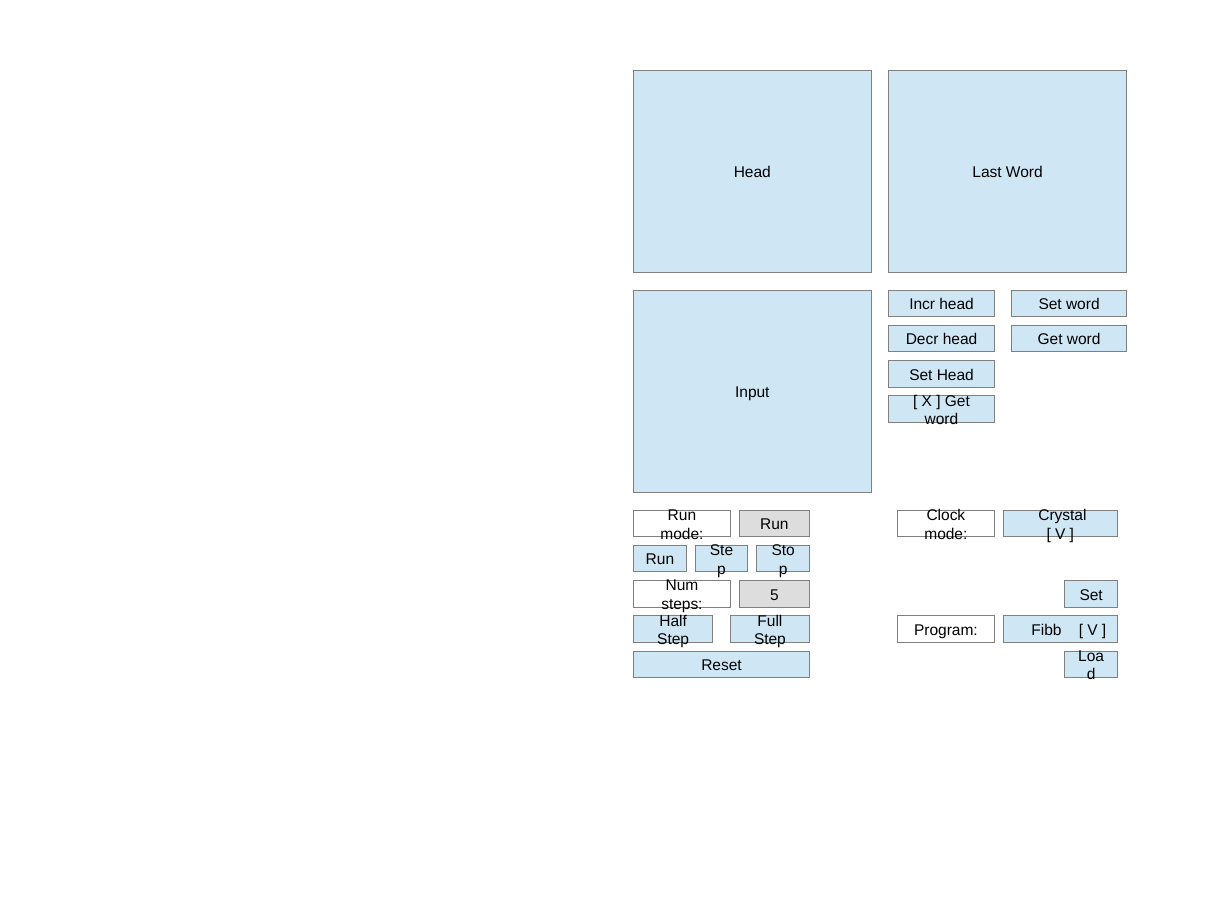
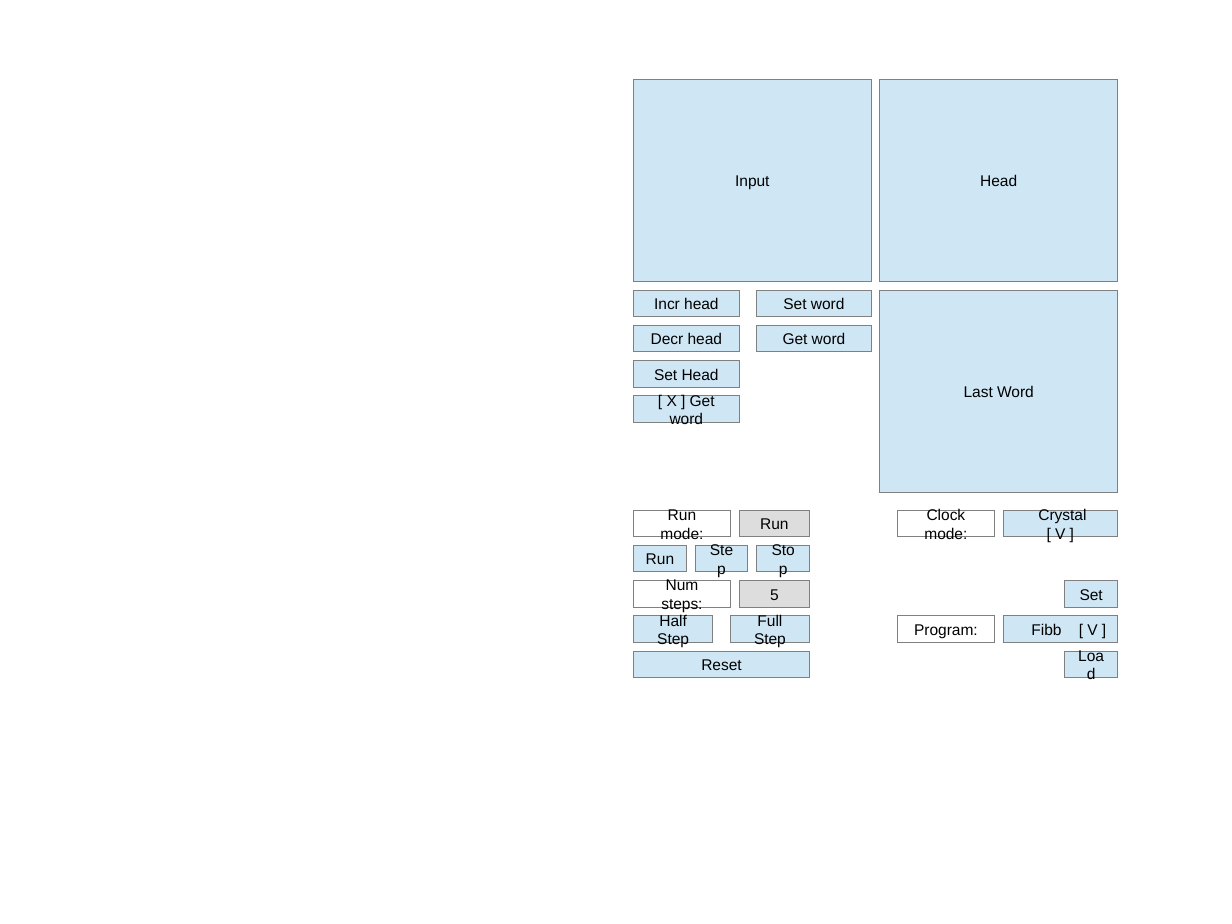
Before and after one commit to ninezerozeronine/chip-computer, a slide deck: slide 1 of dev_helpers/CPU-control-UI-plan.odp. Drawn at 1232x924 pixels with LibreOffice and Linux fonts; fonts in the diff are those of the drawing. Boxes give left, top, right and bottom in pixels: in the first picture for what was removed or moved away, otherwise in the second. Text is boxed around its words. In the diff, an @@ line names an element or a change of style, - is before the commit and + after.

```diff
--- a/dev_helpers/CPU-control-UI-plan.odp
+++ b/dev_helpers/CPU-control-UI-plan.odp
@@ rectangle "Input": place and size @@
-rectangle "Input" at bbox=[634, 291, 872, 493]
+rectangle "Input" at bbox=[634, 79, 872, 282]
@@ rectangle "Head": place and size @@
-rectangle "Head" at bbox=[634, 70, 872, 273]
+rectangle "Head" at bbox=[880, 79, 1118, 282]
@@ rectangle "Last Word": place and size @@
-rectangle "Last Word" at bbox=[889, 70, 1127, 273]
+rectangle "Last Word" at bbox=[880, 291, 1118, 493]
@@ 6 rectangles: place and size @@
-6 rectangles at bbox=[889, 291, 1127, 423]
+6 rectangles at bbox=[634, 291, 871, 423]
```
Also in this commit, not shown: 4 other files.
